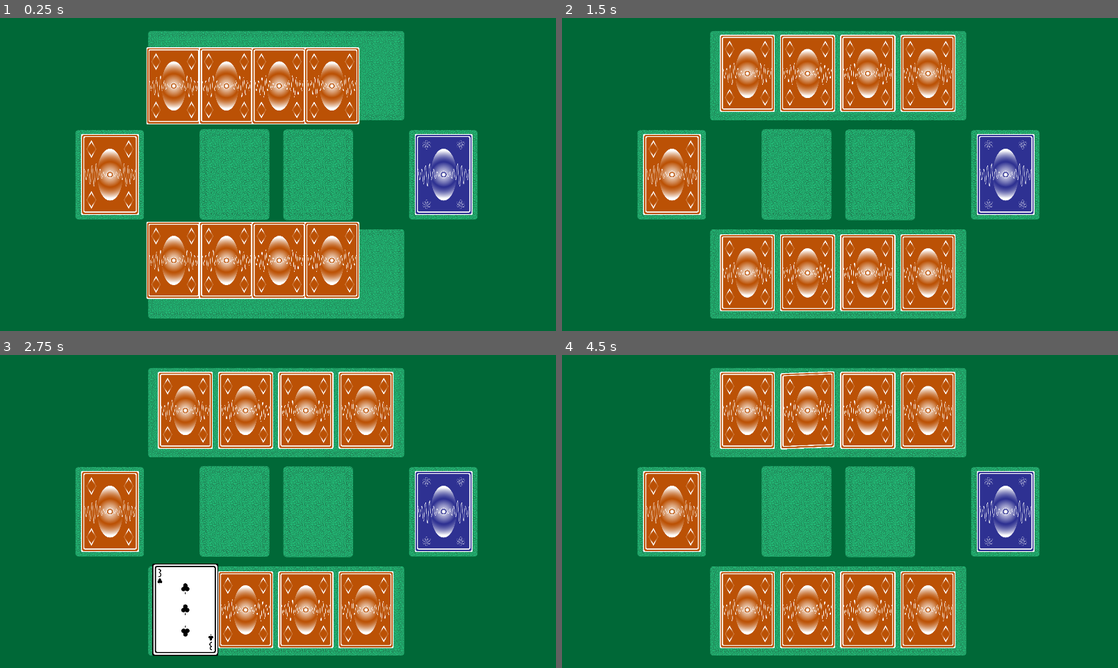
Above: before the commit, frames 1-4 (two rows, left to right).
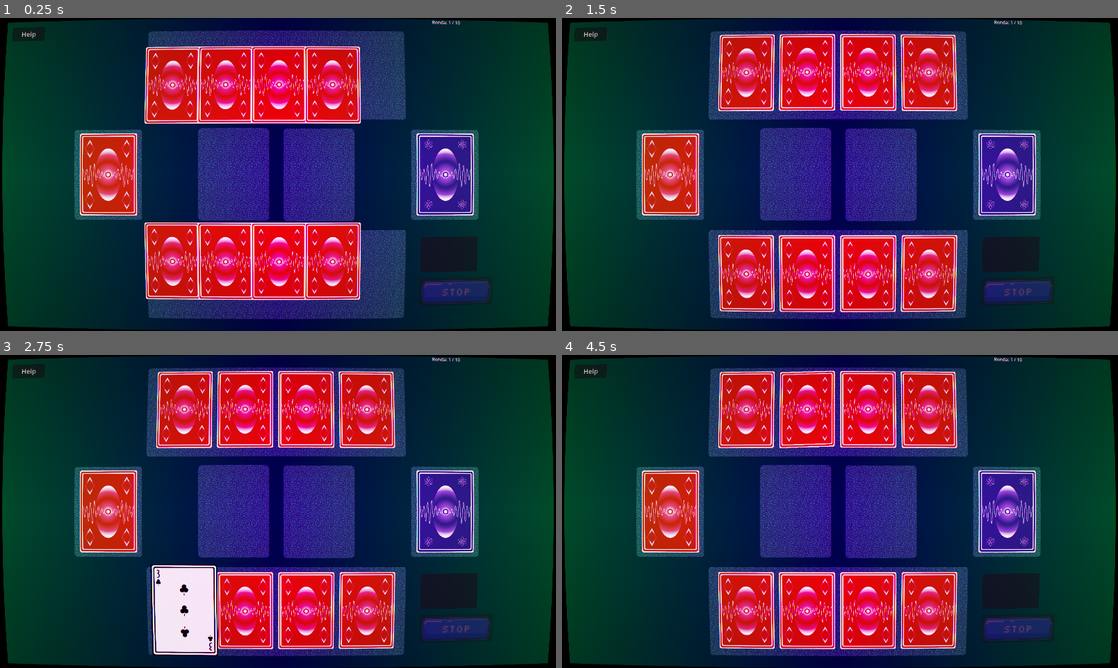
Above: after the commit, the same moments.

Repository: nmanteiga/BrinQo-Quantum-GameJam
Game: Godot game, scene res://scenes/crt_main.tscn
The game is run twice, just before and just after one commit, with the same random seed, the same clock (stepped at 60 frames per second) and the same inputs. Before the commit the project starts from res://scenes/table/table.tscn.
Inputs (mouse positions are in pixels of both pictures, inside the frame that each line leads up to):
- Up to frame 1 (0.25 s): no input
- Up to frame 2 (1.5 s): drag from (656, 174) to (984, 171) at 0.52 s; tap Enter at 1.25 s; drag from (984, 171) to (656, 174) at 1.27 s
- Up to frame 3 (2.75 s): tap Space at 2 s; move the mouse to (183, 608) at 2.02 s; click (183, 608) at 2.17 s
- Up to frame 4 (4.5 s): tap Enter at 2.75 s; drag from (745, 411) to (984, 508) at 2.77 s; tap Space at 3.5 s; drag from (806, 608) to (878, 511) at 3.52 s; drag from (806, 411) to (878, 511) at 4.27 s

The runs differ from the first frame. In frame 1, 100% of the frame differs, in the area x 0-100%, y 0-100%; in frame 2, 100%; in frame 3, 99%; in frame 4, 100%.

Commit message:
animation fixes

Diff:
--- a/project.godot
+++ b/project.godot
@@ -11,7 +11,7 @@
 [application]
 
 config/name="game"
-run/main_scene="uid://6vvx8lbe4stq"
+run/main_scene="uid://dhi4b2fw3u3s7"
 config/features=PackedStringArray("4.6", "Forward Plus")
 
 [audio]
--- a/scenes/cards/card.gd
+++ b/scenes/cards/card.gd
@@ -287,6 +287,26 @@
 func aplicar_efecto_visual_cuantico(color: Color):
 	if sprite: sprite.modulate = color
 
+func show_entanglement_highlight():
+	print("Highlighting card: ", value, " of suit ", suit)
+	# Use scale pulse effect since shader interferes with color modulation
+	var original_scale = scale
+	var tween = create_tween()
+	tween.set_parallel(false)
+
+	# Pulse 3 times
+	for i in range(3):
+		tween.tween_property(self, "scale", original_scale * 1.15, 0.15)
+		tween.tween_property(self, "scale", original_scale, 0.15)
+
+	# Also try to flash a white overlay on the sprite
+	if sprite:
+		var color_tween = create_tween()
+		color_tween.set_parallel(false)
+		for i in range(3):
+			color_tween.tween_property(sprite, "self_modulate", Color(3, 3, 3, 1), 0.15)
+			color_tween.tween_property(sprite, "self_modulate", Color.WHITE, 0.15)
+
 # eventos de ratón
 func _on_input_event(viewport, event, shape_idx): pass
 
--- a/scenes/table/table.gd
+++ b/scenes/table/table.gd
@@ -112,11 +112,24 @@
 	var dest = zona_juego_p1.global_position if carta.controlled_by_player == 1 else zona_juego_p2.global_position
 	if carta.controlled_by_player == 1: carta_jugada_p1 = carta
 	else: carta_jugada_p2 = carta
+
+	# Calculate z_index based on existing discard pile to ensure this card is on top from the start
+	var lista = descartes_p1 if carta.controlled_by_player == 1 else descartes_p2
+	var base_z = 20
+	var new_z = base_z + lista.size()  # Will be on top of existing discards
+	carta.z_index = new_z
+
+	# Reset scale to base (remove any hover scaling)
+	carta.scale = carta.base_scale
+
+	# Move to front in sibling order immediately
+	if carta.has_method("move_to_front"):
+		carta.move_to_front()
+
 	audio.play()
 	var tween = create_tween()
 	tween.tween_property(carta, "global_position", dest, 0.2)
 	tween.parallel().tween_property(carta, "rotation_degrees", 0, 0.2)
-	carta.z_index = 5
 	if carta.has_node("CollisionShape2D"): carta.get_node("CollisionShape2D").disabled = true
 
 	var slots = slots_jugador if carta.controlled_by_player == 1 else slots_rival
@@ -162,15 +175,36 @@
 
 func gestionar_descarte(carta: Carta, id: int):
 	var lista = descartes_p1 if id == 1 else descartes_p2
+
+	# CRITICAL: Set z_index and sibling order IMMEDIATELY before appending
+	var base_z = 20
+	var new_z = base_z + lista.size()  # Calculate z for the new card
+
+	if is_instance_valid(carta):
+		carta.z_index = new_z
+		# Move to front in sibling order immediately
+		if carta.has_method("move_to_front"):
+			carta.move_to_front()
+		elif carta.has_method("raise"):
+			carta.call("raise")
+
+	# Append the new card
 	lista.append(carta)
+
+	# Keep pile size bounded and remove old visuals
 	if lista.size() > 2:
 		var vieja = lista.pop_front()
 		if is_instance_valid(vieja): vieja.queue_free()
 
+	# Update z_index for all cards to maintain order after potential removals
+	for i in range(lista.size()):
+		lista[i].z_index = base_z + i
+
+	print("DEBUG gestionar_descarte P%d: lista size = %d, new card z = %d" % [id, lista.size(), carta.z_index if is_instance_valid(carta) else -1])
+
 	var tween = create_tween()
 	tween.tween_property(carta, "rotation_degrees", randf_range(-10, 10), 0.3)
 	tween.parallel().tween_property(carta, "modulate", Color(0.7, 0.7, 0.7), 0.3)
-	for i in range(lista.size()): lista[i].z_index = i
 
 func rellenar_manos_y_seguir():
 	if fase_actual == Fase.GAME_OVER and ronda_actual > MIN_RONDAS: return
@@ -247,7 +281,7 @@
 		add_child(anim)
 		var origen = mazo_especial_visual.global_position if mazo_especial_visual else mazo_visual.global_position
 		anim.global_position = origen
-		anim.scale = Vector2(0.5, 0.5); anim.z_index = 2
+		anim.scale = Vector2(0.5, 0.5); anim.z_index = 100
 		anim.setup_quantum(efecto, 1 if es_jugador else 2)
 		anim.face_up = true; anim.update_visuals()
 
@@ -259,10 +293,12 @@
 			anim.show_shadow()
 
 		var centro = get_viewport_rect().size / 2
-		var dest = centro + (Vector2(0, 50) if es_jugador else Vector2(0, -50))
+		var dest = centro + (Vector2(0, 160) if es_jugador else Vector2(0, -180))
 		var tween = create_tween()
 		tween.tween_property(anim, "global_position", dest, 0.6).set_ease(Tween.EASE_OUT).set_trans(Tween.TRANS_BACK)
-		tween.parallel().tween_property(anim, "scale", Vector2(0.6, 0.6), 0.6)
+		# Jugador: zoom grande (0.6), Rival: tamaño más pequeño sin zoom (0.4)
+		var target_scale = Vector2(0.6, 0.6) if es_jugador else Vector2(0.3, 0.3)
+		tween.parallel().tween_property(anim, "scale", target_scale, 0.6)
 		await tween.finished
 
 		if fase_actual == Fase.GAME_OVER and ronda_actual > MIN_RONDAS: return
@@ -318,13 +354,13 @@
 		anim.queue_free()
 
 	# Apply quantum logic after animation
-	if es_jugador:
-		match efecto:
-			1: iniciar_efecto_entrelazado()
-			2: iniciar_efecto_superposicion()
-			3: efecto_around_the_world(); await get_tree().create_timer(1).timeout; pasar_a_turno_rival_cuantico()
-			4: efecto_not_cuantico(true); await get_tree().create_timer(1).timeout; pasar_a_turno_rival_cuantico()
-			5: await iniciar_efecto_revelation(); pasar_a_turno_rival_cuantico()
+		if es_jugador:
+			match efecto:
+				1: iniciar_efecto_entrelazado()
+				2: iniciar_efecto_superposicion()
+				3: efecto_around_the_world(); await get_tree().create_timer(1).timeout; await pasar_a_turno_rival_cuantico()
+				4: efecto_not_cuantico(true); await get_tree().create_timer(1).timeout; await pasar_a_turno_rival_cuantico()
+				5: await iniciar_efecto_revelation(); await pasar_a_turno_rival_cuantico()
 	else:
 		match efecto:
 			1: ia_efecto_entrelazado()
@@ -336,6 +372,12 @@
 		if efecto != 3 and efecto != 4 and efecto != 5:
 			await get_tree().create_timer(1).timeout
 		finalizar_fase_cuantica()
+
+func finalizar_fase_cuantica():
+	limpiar_preview()
+	fase_actual = Fase.SELECCION
+	estado_efecto_actual = EfectoCuantico.NINGUNO
+	mirando_carta = false
 
 func iniciar_efecto_entrelazado():
 	estado_efecto_actual = EfectoCuantico.SELECCIONAR_ENTRELAZADO_PROPIA
@@ -368,6 +410,7 @@
 				limpiar_estado_cuantico(carta)
 				carta_seleccionada_efecto = carta
 				carta.aplicar_efecto_visual_cuantico(Color.CYAN)
+				carta.show_entanglement_highlight()
 				estado_efecto_actual = EfectoCuantico.SELECCIONAR_ENTRELAZADO_RIVAL
 
 		EfectoCuantico.SELECCIONAR_ENTRELAZADO_RIVAL:
@@ -383,15 +426,14 @@
 				# visuales
 				carta.aplicar_efecto_visual_cuantico(Color.CYAN)
 				carta_seleccionada_efecto.aplicar_efecto_visual_cuantico(Color.CYAN)
+
+				# Add highlights to both cards
+				carta.show_entanglement_highlight()
+				carta_seleccionada_efecto.show_entanglement_highlight()
+
 				carta_seleccionada_efecto = null
 				estado_efecto_actual = EfectoCuantico.NINGUNO
-				pasar_a_turno_rival_cuantico()
-
-		EfectoCuantico.SELECCIONAR_SUPERPOSICION:
-			if carta.controlled_by_player == 1:
-				# limpiamos antes de aplicar
-				limpiar_estado_cuantico(carta)
-
+				await pasar_a_turno_rival_cuantico()
 				carta_seleccionada_efecto = carta
 				carta.aplicar_efecto_visual_cuantico(Color.PURPLE)
 				estado_efecto_actual = EfectoCuantico.SELECCIONAR_MONTON_SUPERPOSICION
@@ -416,11 +458,11 @@
 
 		carta_seleccionada_efecto = null
 		estado_efecto_actual = EfectoCuantico.NINGUNO
-		pasar_a_turno_rival_cuantico()
-
-func pasar_a_turno_rival_cuantico(): robar_carta_cuantica(false)
-
-func finalizar_fase_cuantica():
+	await pasar_a_turno_rival_cuantico()
+
+func pasar_a_turno_rival_cuantico():
+	await get_tree().create_timer(1.0).timeout
+	robar_carta_cuantica(false)
 	limpiar_preview()
 	fase_actual = Fase.SELECCION
 	estado_efecto_actual = EfectoCuantico.NINGUNO
@@ -504,6 +546,10 @@
 		limpiar_estado_cuantico(c2)
 		c1.entrelazada_con = c2; c2.entrelazada_con = c1
 		c1.aplicar_efecto_visual_cuantico(Color.CYAN); c2.aplicar_efecto_visual_cuantico(Color.CYAN)
+
+		# Add highlights to show the linking
+		c1.show_entanglement_highlight()
+		c2.show_entanglement_highlight()
 
 func ia_efecto_superposicion():
 	if slots_rival.size() > 0:
@@ -577,7 +623,7 @@
 func start_drag(c):
 	carta_en_movimiento = c
 	c.scale = c.base_scale * 1.2
-	c.z_index = 20
+	c.z_index = 50  # High enough to be above discards (20-40) but below quantum cards (100)
 	if c.has_method("show_shadow"):
 		c.show_shadow()
 
@@ -617,6 +663,12 @@
 
 func highlight_card(c, h):
 	if is_instance_valid(c) and c is Carta:
+		# No interrumpir cartas en animación (z_index == 100 indica carta cuántica en display)
+		if c.z_index == 100:
+			return
+		# No modificar cartas en zona de descarte (z_index 20-40)
+		if c.z_index >= 20 and c.z_index <= 40:
+			return
 		c.scale = c.base_scale * (1.2 if h else 1.0); c.z_index = 10 if h else 1
 
 func check_carta():
@@ -739,7 +791,7 @@
 		var offset_y = -120 - (i * 160)
 		visual.global_position = posicion_base + Vector2(0, offset_y)
 		visual.scale = Vector2(0.3, 0.3)
-		visual.z_index = 200
+		visual.z_index = 250  # High z_index to appear above everything else
 		visual.setup_card(data.suit * 13 + data.value, 0)
 		visual.face_up = true; visual.update_visuals()
 		if visual.has_node("CollisionShape2D"): visual.get_node("CollisionShape2D").disabled = true
--- a/scenes/table/table.tscn
+++ b/scenes/table/table.tscn
@@ -112,10 +112,8 @@
 shape = SubResource("RectangleShape2D_tg5vf")
 
 [node name="CanvasLayer" type="CanvasLayer" parent="." unique_id=807943530]
-visible = false
 
 [node name="BotonDebug" type="Button" parent="CanvasLayer" unique_id=291840358]
-visible = false
 offset_left = 1447.0
 offset_top = 753.0
 offset_right = 1647.0
